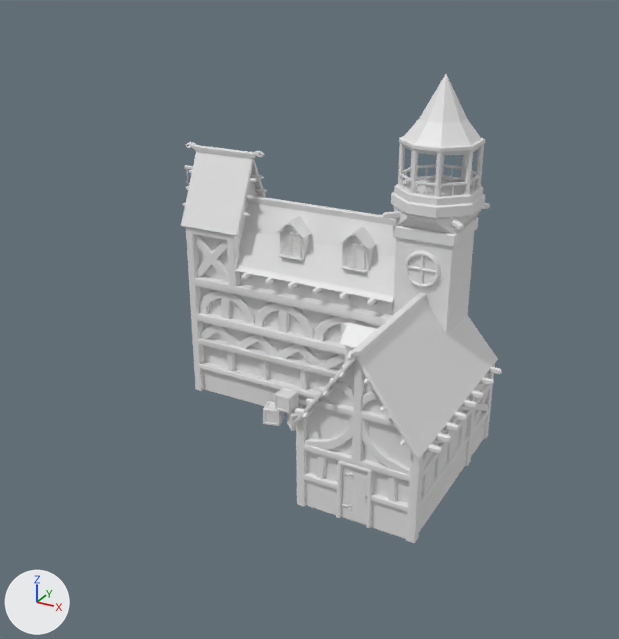
Two versions of the OBJ model FabiEngine3D/user/assets/models/buildings/house2.obj, one commit apart.
One viewpoint serves both versions: a 50 mm camera at (11.26, -19.97, 14.06) aimed at (0.78, -0.91, 4.53). Lighting does not change. The marker at lower left points along +X, +Y and +Z. Where no turn or scale is listed for an object, it has been applied to the vertices. Vertices at the same position are counted once.

Objects in the first picture: 'g_polySurface1461_meshId0_name', 'g_polySurface1478_meshId1_name', 'house2'.
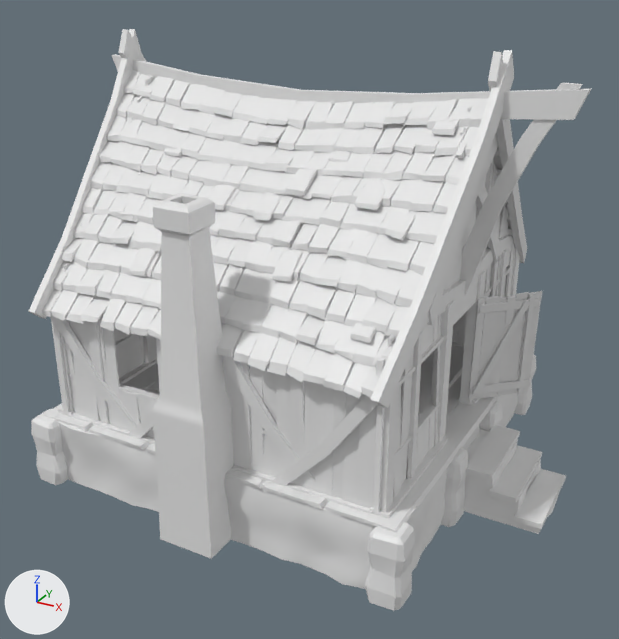
Boxes [x1, y1, x2, y2] around the edits, measured in the pictures (619 x 639 px):
'Cube.016_Cube.032', added: after [42, 70, 513, 398]
'g_polySurface1461_meshId0_name', deleted: before [181, 74, 498, 539]
'Cube.011_Cube.028', added: after [31, 193, 565, 611]
'g_polySurface1478_meshId1_name', deleted: before [183, 142, 502, 543]
'Cube.015_Cube.026', added: after [29, 29, 592, 408]
'construction.004_Cube.030', added: after [54, 75, 515, 515]
'Cube.013_Cube.036', added: after [51, 116, 520, 518]
'house2', reshaped: before [263, 387, 305, 431]; after [43, 346, 500, 533]
'construction.007_Cube.033', added: after [468, 291, 542, 400]
'Cube.014_Cube.029', added: after [118, 109, 459, 343]
'Cube.010_Cube.031', added: after [51, 316, 459, 491]
'Cube.012_Cube.034', added: after [453, 282, 566, 529]
'construction.000_Cube.027', added: after [293, 224, 491, 282]

Patch to the scene script:
```diff
--- a/FabiEngine3D/user/assets/models/buildings/house2.obj.py
+++ b/FabiEngine3D/user/assets/models/buildings/house2.obj.py
@@ me_house2 @@
-me_house2.from_pydata(...)  # 252 vertices, 470 faces; spans x -1.62..1.4, y -1.7..0.96, z 0.02..1.11
+me_house2.from_pydata(...)  # 180 vertices, 276 faces; spans x -5.35..5.5, y -5.28..5.17, z 1.89..2.06
+# me_house2 part 1: 252 vertices removed from x -1.62..1.4, y -1.7..0.96, z 0.02..1.11; 180 vertices added at x -5.35..5.5, y -5.28..5.17, z 1.89..2.06
@@ ob_g_polysurface1461_meshid0_name @@
-ob_g_polysurface1461_meshid0_name = bpy.data.objects.new('g_polySurface1461_meshId0_name', me_g_polysurface1461_meshid0_name)
@@ ob_g_polysurface1478_meshid1_name @@
-ob_g_polysurface1478_meshid1_name = bpy.data.objects.new('g_polySurface1478_meshId1_name', me_g_polysurface1478_meshid1_name)
@@ ob_cube_016_cube_032 @@
+ob_cube_016_cube_032 = bpy.data.objects.new('Cube.016_Cube.032', me_cube_016_cube_032)  # 3200 vertices, 4800 faces; spans x -5.67..5.49, y -5.28..5.28, z 5.09..10.85
+ob_cube_016_cube_032.location = (0.0, 0.0, 0.0)
@@ ob_cube_015_cube_026 @@
+ob_cube_015_cube_026 = bpy.data.objects.new('Cube.015_Cube.026', me_cube_015_cube_026)  # 144 vertices, 252 faces; spans x -6.2..7.35, y -5.56..5.56, z 4.99..11.83
+ob_cube_015_cube_026.location = (0.0, 0.0, 0.0)
@@ ob_cube_014_cube_029 @@
+ob_cube_014_cube_029 = bpy.data.objects.new('Cube.014_Cube.029', me_cube_014_cube_029)  # 1800 vertices, 3496 faces; spans x -3.77..4.6, y -4.55..4.55, z 6.06..10.5
+ob_cube_014_cube_029.location = (0.0, 0.0, 0.0)
@@ ob_cube_013_cube_036 @@
+ob_cube_013_cube_036 = bpy.data.objects.new('Cube.013_Cube.036', me_cube_013_cube_036)  # 352 vertices, 528 faces; spans x -5.05..5.05, y -4.96..4.96, z 1.89..9.8
+ob_cube_013_cube_036.location = (0.0, 0.0, 0.0)
@@ ob_cube_012_cube_034 @@
+ob_cube_012_cube_034 = bpy.data.objects.new('Cube.012_Cube.034', me_cube_012_cube_034)  # a box spanning x 4.71..4.86, y -1.34..1.34, z 5.18..5.8; a box spanning x 5.61..6.36, y -1.26..1.26, z 1.3..1.44; a box spanning x 6.33..7.05, y -1.26..1.26, z 0.81..0.96; a box spanning x 7.05..7.78, y -1.26..1.26, z 0.26..0.4
+ob_cube_012_cube_034.location = (0.0, 0.0, 0.0)
@@ ob_cube_011_cube_028 @@
+ob_cube_011_cube_028 = bpy.data.objects.new('Cube.011_Cube.028', me_cube_011_cube_028)  # 773 vertices, 1334 faces; spans x -5.68..7.79, y -6.04..5.56, z -0.11..8.89
+ob_cube_011_cube_028.location = (0.0, 0.0, 0.0)
@@ ob_cube_010_cube_031 @@
+ob_cube_010_cube_031 = bpy.data.objects.new('Cube.010_Cube.031', me_cube_010_cube_031)  # 96 vertices, 160 faces; spans x -4.83..4.72, y -5.01..5.01, z 1.84..5.33
+ob_cube_010_cube_031.location = (0.0, 0.0, 0.0)
@@ ob_construction_007_cube_033 @@
+ob_construction_007_cube_033 = bpy.data.objects.new('construction.007_Cube.033', me_construction_007_cube_033)  # 92 vertices, 140 faces; spans x 4.86..6.3, y 0.94..2.37, z 2.17..5.31
+ob_construction_007_cube_033.location = (0.0, 0.0, 0.0)
@@ ob_construction_004_cube_030 @@
+ob_construction_004_cube_030 = bpy.data.objects.new('construction.004_Cube.030', me_construction_004_cube_030)  # 1312 vertices, 2016 faces; spans x -4.93..4.93, y -4.95..4.9, z 1.98..10.63
+ob_construction_004_cube_030.location = (0.0, 0.0, 0.0)
@@ ob_construction_000_cube_027 @@
+ob_construction_000_cube_027 = bpy.data.objects.new('construction.000_Cube.027', me_construction_000_cube_027)  # 172 vertices, 264 faces; spans x -5.03..4.75, y -4.72..4.87, z 5.15..5.37
+ob_construction_000_cube_027.location = (0.0, 0.0, 0.0)
```
